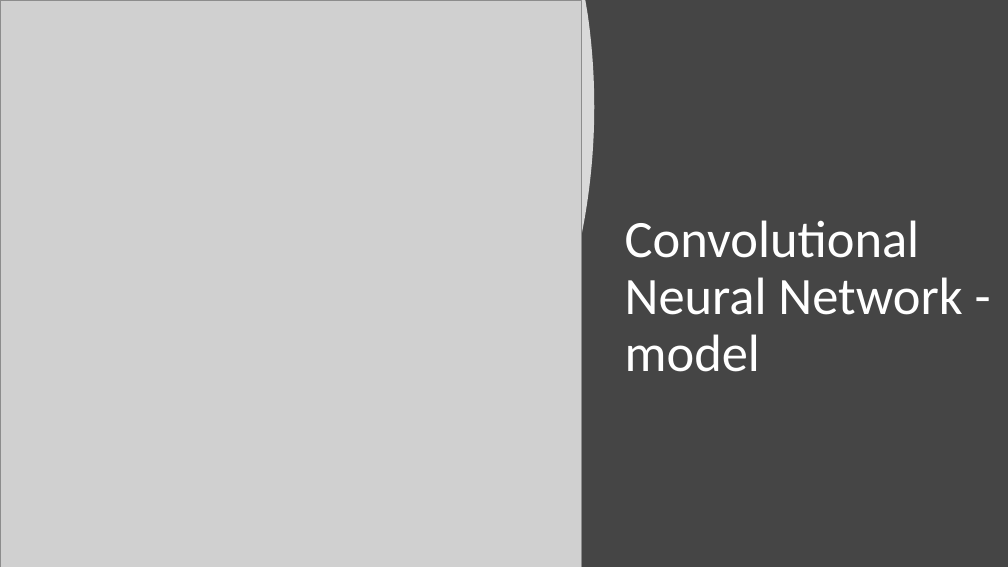
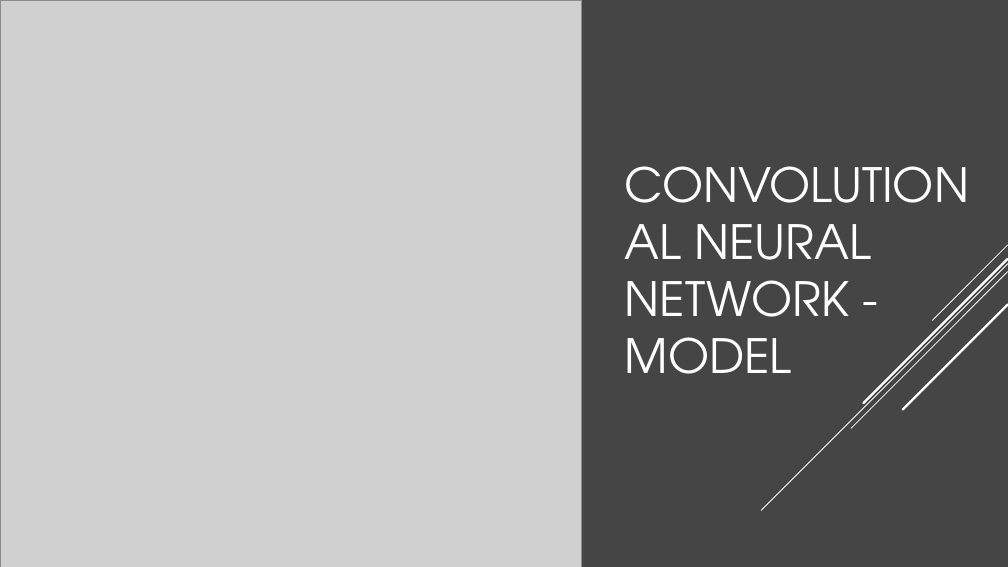
Before and after one commit to jordantangy/MoviePosterClassification-CNN, a slide deck: slide 12 of Slide Show.pptx (slide 5 before the commit). Drawn at 1008x567 pixels with LibreOffice and Linux fonts; fonts in the diff are those of the drawing; grey boxes stand for pictures. Boxes give left, top, right and bottom in pixels: in the first picture for what was removed or moved away, otherwise in the second. Text is boxed around its words. In the diff, an @@ line names an element or a change of style, - is before the commit and + after.

```diff
--- a/Slide Show.pptx
+++ b/Slide Show.pptx
@@ freeform shape removed at bbox=[0, 0, 594, 567] @@
@@ title at bbox=[625, 224, 872, 374]: text changed; size 50 to 45 pt; font Calibri to TeX Gyre Adventor @@
-Convolutional Neural Network - model
+CONVOLUTIONAL NEURAL NETWORK - MODEL
@@ group added at bbox=[761, 245, 1008, 510]: 5 lines @@
```
Also in this commit, not shown: 6 other slides changed, 7 slides added, 2 other files.
